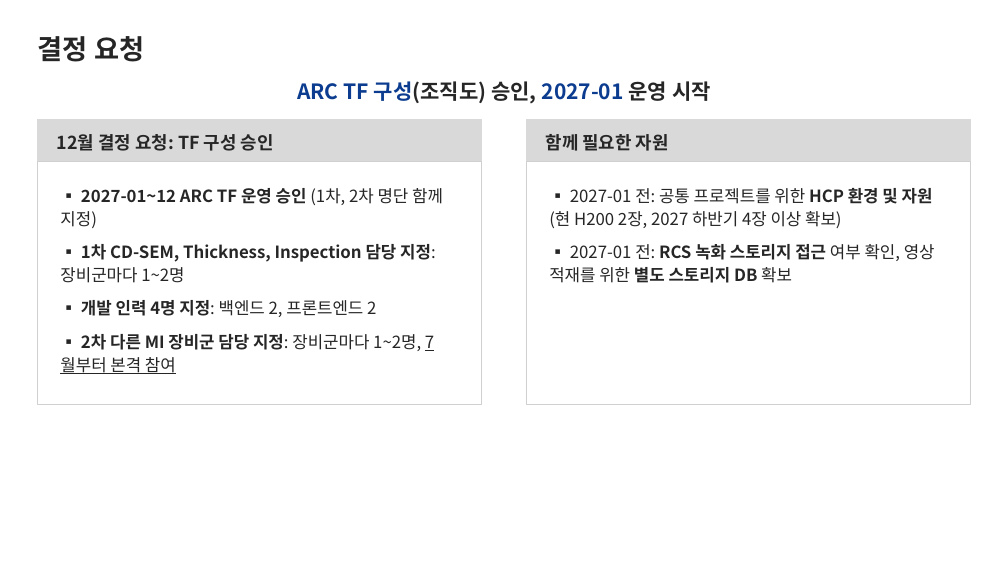
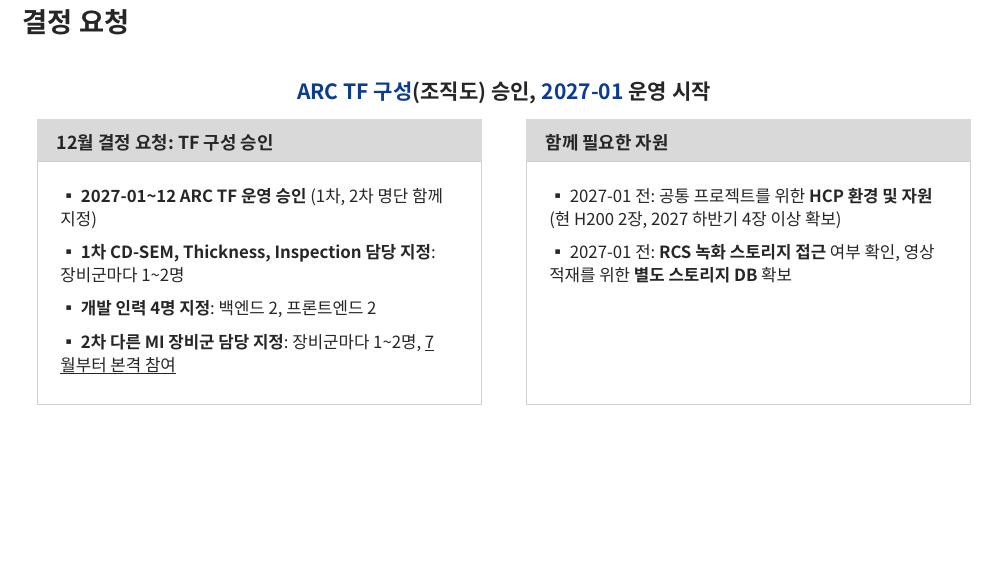
Before and after one commit to DarrenKoi/pm_notes, a slide deck: slide 15 of my-task/arc-tf/deliverables/arc-tf-team-full.pptx. Drawn at 1008x567 pixels with LibreOffice and Linux fonts; fonts in the diff are those of the drawing. Boxes give left, top, right and bottom in pixels: in the first picture for what was removed or moved away, otherwise in the second. Text is boxed around its words. In the diff, an @@ line names an element or a change of style, - is before the commit and + after.

```diff
--- a/my-task/arc-tf/deliverables/arc-tf-team-full.pptx
+++ b/my-task/arc-tf/deliverables/arc-tf-team-full.pptx
@@ text "결정 요청": place and size @@
-text "결정 요청" at bbox=[38, 36, 144, 62]
+text "결정 요청" at bbox=[23, 9, 129, 35]
```
Also in this commit, not shown: 14 other slides changed, 4 other files.
